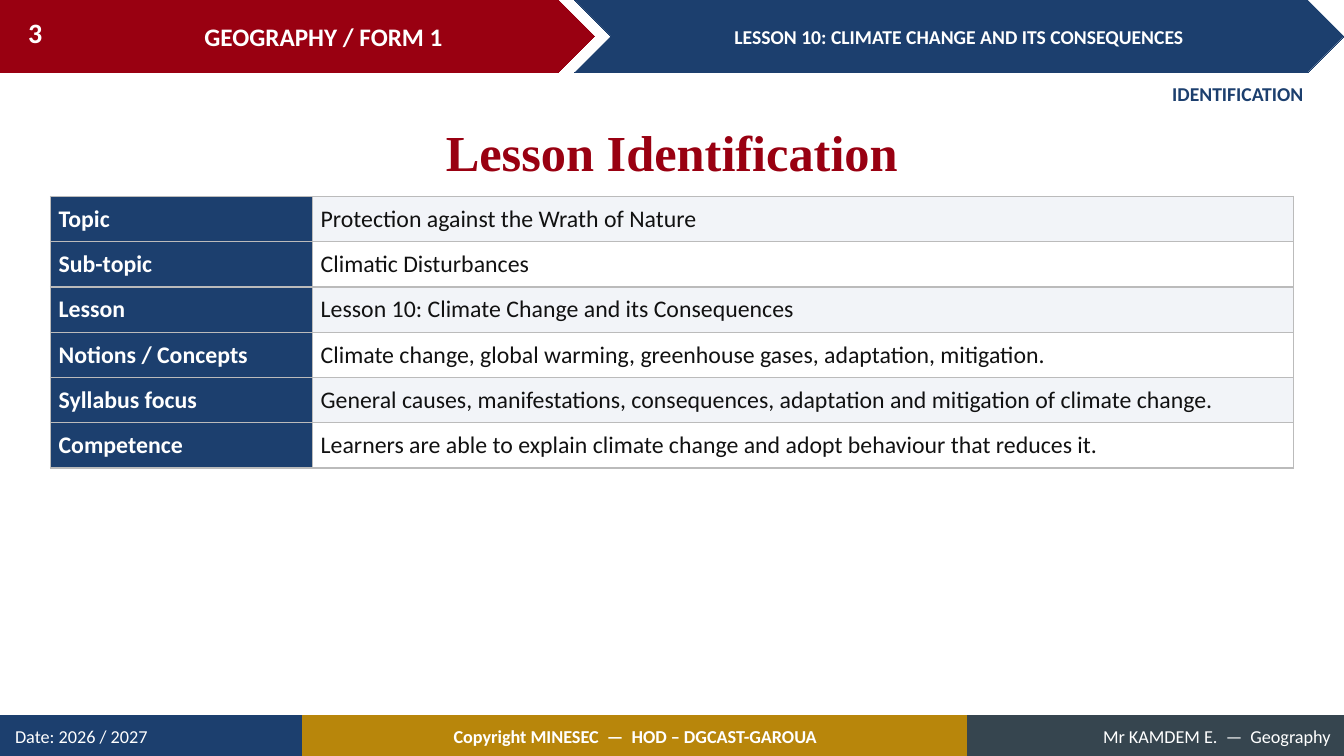
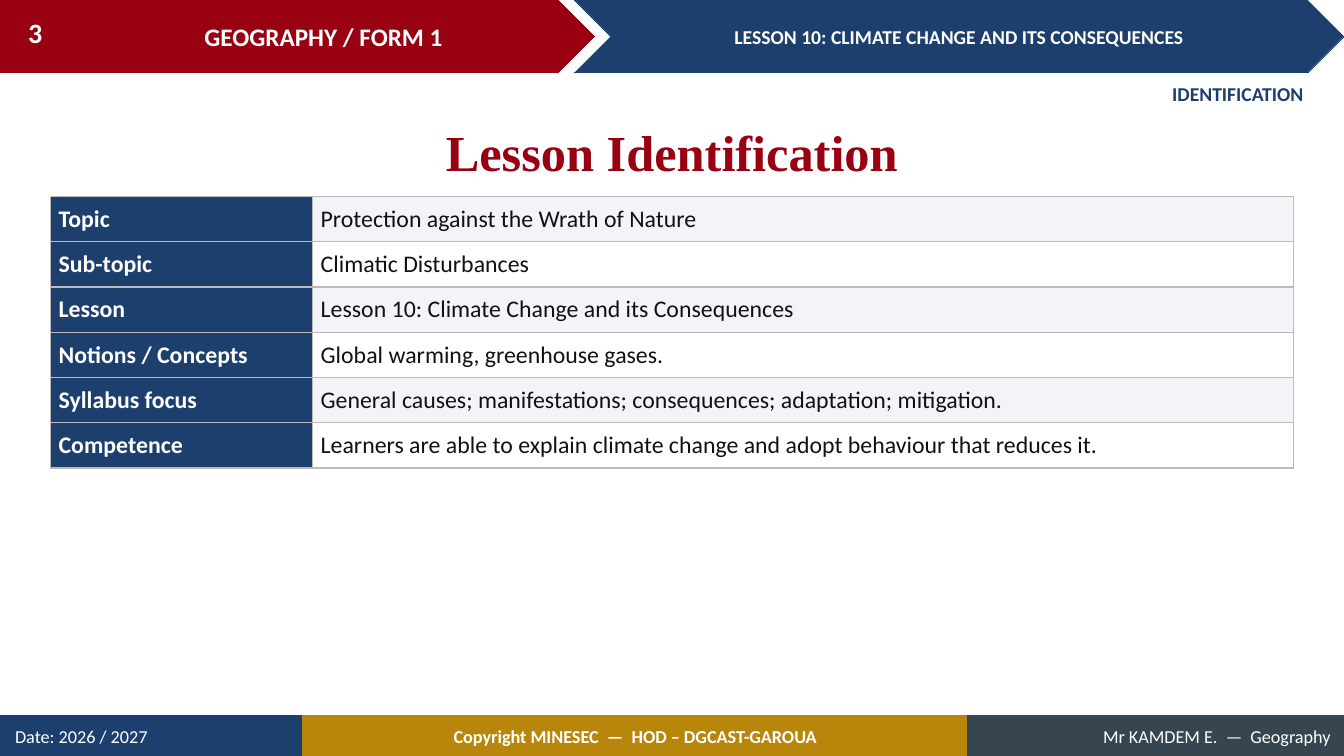
Before and after one commit to Berthautk/linea-github, a slide deck: slide 3 of lecons/F1/18_F1_M3_L10_Climate_Change_and_its_Consequences.pptx. Drawn at 1344x756 pixels with LibreOffice and Linux fonts; fonts in the diff are those of the drawing. Boxes give left, top, right and bottom in pixels: in the first picture for what was removed or moved away, otherwise in the second. Text is boxed around its words. In the diff, an @@ line names an element or a change of style, - is before the commit and + after.

```diff
--- a/lecons/F1/18_F1_M3_L10_Climate_Change_and_its_Consequences.pptx
+++ b/lecons/F1/18_F1_M3_L10_Climate_Change_and_its_Consequences.pptx
@@ table at (x1=50, y1=197, x2=1294, y2=461) @@
-row 4, column 2: Climate change, global warming, greenhouse gases, adaptation, mitigation.
+row 4, column 2: Global warming, greenhouse gases.
-row 5, column 2: General causes, manifestations, consequences, adaptation and mitigation of climate change.
+row 5, column 2: General causes; manifestations; consequences; adaptation; mitigation.
```
Also in this commit, not shown: 23 other slides changed, 16 slides added, 4 slides removed, 31 other files.
